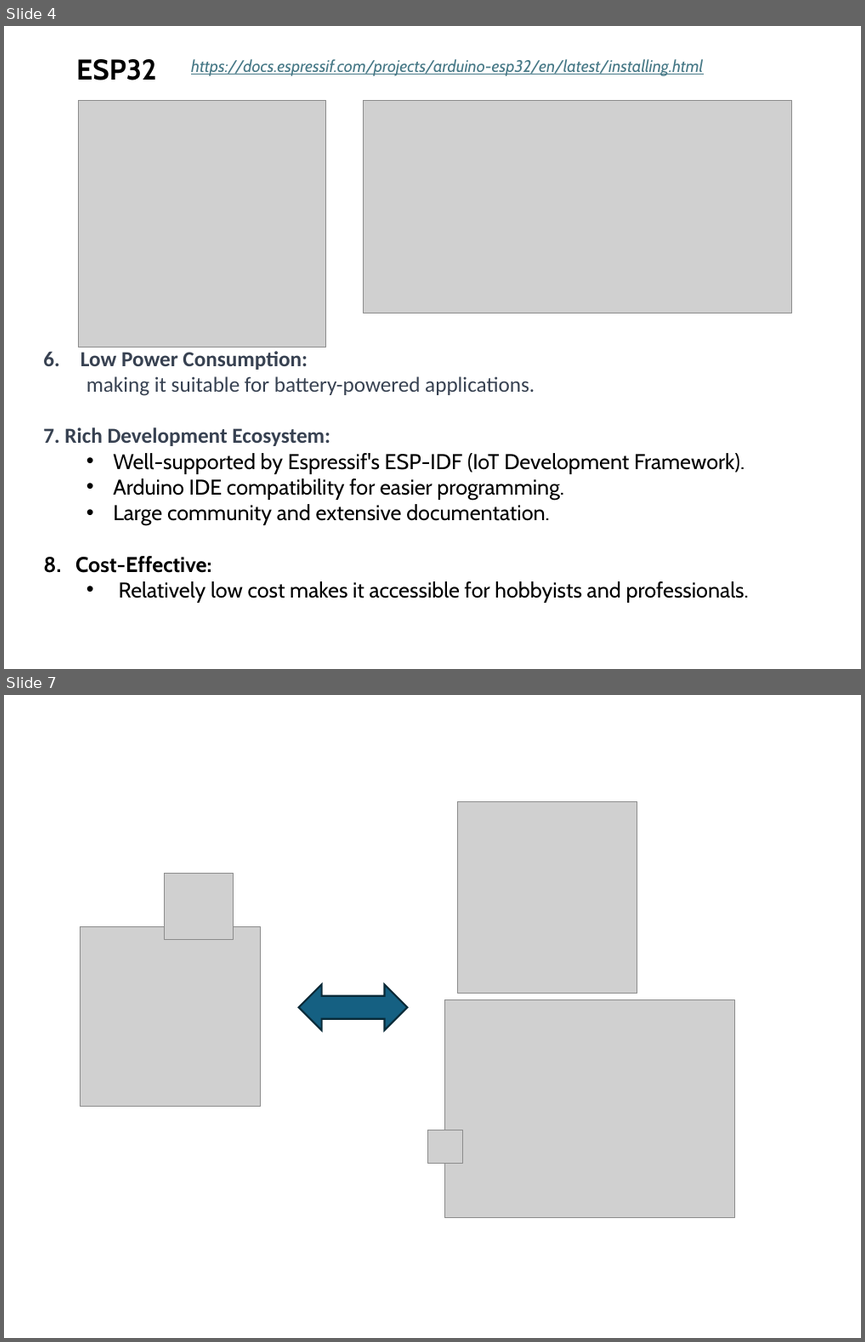
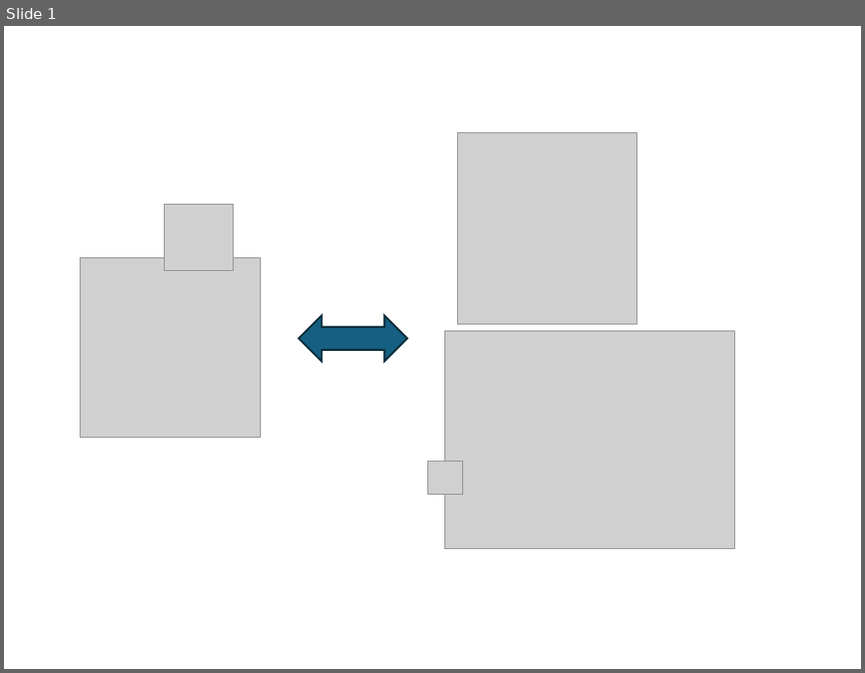
Before and after one commit to tduranf/VScode_Arduino_ESP32, a slide deck: Doc/ESP32.pptx. Shown one above the other, each under a label of ours: slides 4 and 7 before the commit, slide 1 after it; the slides between them are not shown. The pictures are 865x1342 and 865x673 pixels, drawn with LibreOffice and Linux fonts; fonts in the diff are those of the drawing; grey boxes stand for pictures. Boxes give left, top, right and bottom in pixels: in the first picture for what was removed or moved away, otherwise in the second. Text is boxed around its words. In the diff, an @@ line names an element or a change of style, - is before the commit and + after.

```diff
--- a/Doc/ESP32.pptx
+++ b/Doc/ESP32.pptx
@@ slide 4 removed at box(4, 26, 861, 669), background #FFFFFF @@
@@ text removed at box(76, 59, 156, 80) @@
-ESP32
@@ text removed at box(191, 59, 703, 76) @@
-https://docs.espressif.com/projects/arduino-esp32/en/latest/installing.html
@@ picture removed at box(79, 101, 325, 347) @@
@@ picture removed at box(363, 101, 791, 313) @@
@@ text removed at box(64, 351, 749, 602) @@
-6. Low Power Consumption:
-  making it suitable for battery-powered applications.
-7. Rich Development Ecosystem:
-  • Well-supported by Espressif's ESP-IDF (IoT Development Framework).
-  • Arduino IDE compatibility for easier programming.
-  • Large community and extensive documentation.
-8. Cost-Effective:
-  • Relatively low cost makes it accessible for hobbyists and professionals.
@@ what was slide 7 is now slide 1 @@
```
Also in this commit, not shown: 5 other slides removed.
